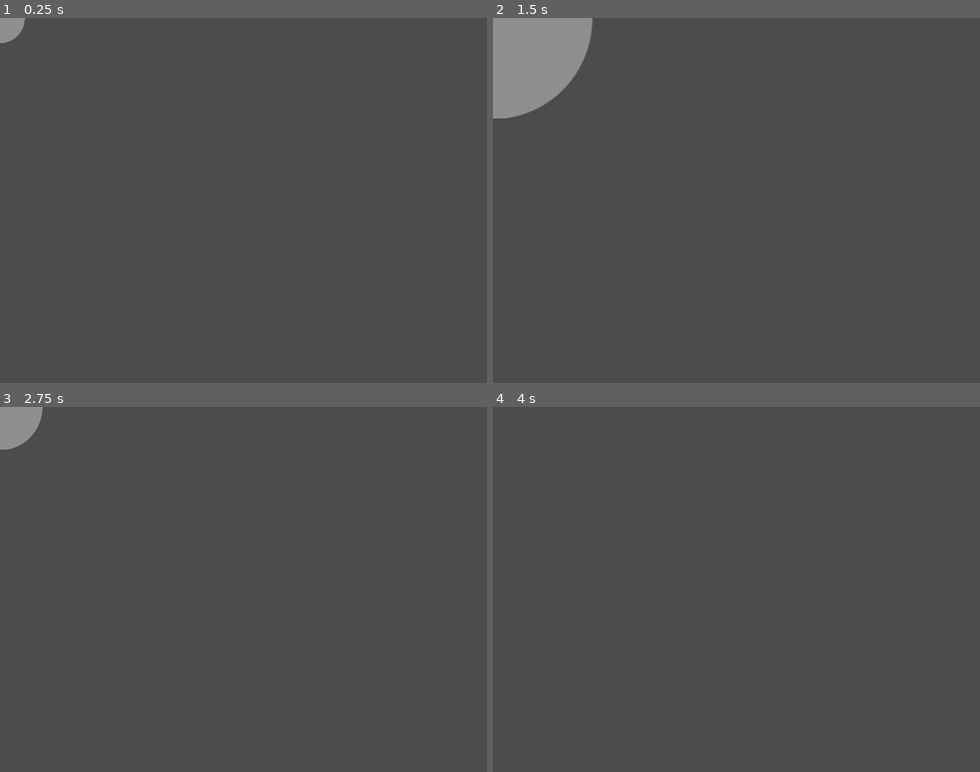
Above: before the commit, frames 1-4 (two rows, left to right).
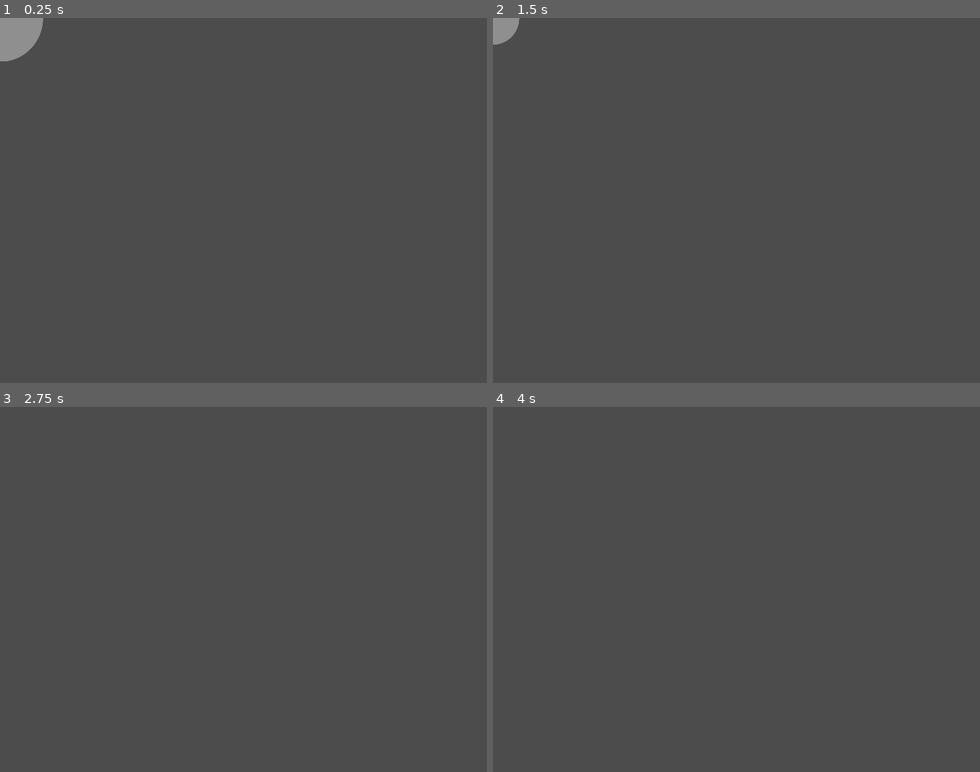
Above: after the commit, the same moments.

Repository: danboid/VGAces
Game: Godot game, scene res://Nukeblast.tscn
Two runs of this game, one before a commit and one after it. Both use one fixed random seed, a clock stepped at 60 frames per second and the inputs below. This scene is started directly instead of the project's main scene.
Inputs (mouse positions are in pixels of both pictures, inside the frame that each line leads up to):
- Up to frame 1 (0.25 s): no input
- Up to frame 2 (1.5 s): move the mouse to (843, 182) at 0.52 s; hold Right (ui_right) 0.53-1.28 s; hold Ctrl (fire_nuke) 0.53-1.28 s; click (843, 182) at 0.67 s; tap Space (ui_select) at 0.77 s; move the mouse to (639, 218) at 1.27 s; hold Left (ui_left) from 1.28 s (still down); tap Ctrl (fire_nuke) at 1.35 s
- Up to frame 3 (2.75 s): tap Space (ui_select) at 1.52 s; move the mouse to (292, 509) at 2.02 s; release Left (ui_left) at 2.03 s; hold Right (ui_right) from 2.03 s (still down); hold Ctrl (fire_nuke) from 2.03 s (still down)
- Up to frame 4 (4 s): move the mouse to (712, 662) at 2.77 s; release Ctrl (fire_nuke) at 2.78 s; tap Ctrl (fire_nuke) at 2.85 s; click (712, 662) at 2.92 s; tap Space (ui_select) at 3.02, 3.77 s; move the mouse to (882, 644) at 3.52 s; release Right (ui_right) at 3.53 s; hold Left (ui_left) from 3.53 s (still down); hold Ctrl (fire_nuke) from 3.53 s (still down)

The runs differ from the first frame. In frame 1, 0.6% of the frame differs, in the area x 0-9%, y 0-12%; in frame 2, 4.1%, in the area x 0-21%, y 0-28%; in frame 3, 0.8%; in frame 4, nothing differs.

Commit message:
Tweak Nukeblast size and duration

Diff:
--- a/Nukeblast.gd
+++ b/Nukeblast.gd
@@ -6,12 +6,12 @@
 var blastsize = 0
 
 func _ready():
-	blastsize = rand_range(1.0, 2.5)
-	blast.interpolate_property(self, "scale", Vector2(0, 0), Vector2(blastsize, blastsize), 2.0, Tween.TRANS_QUAD, Tween.EASE_OUT)
+	blastsize = rand_range(1.0, 2.0)
+	blast.interpolate_property(self, "scale", Vector2(0, 0), Vector2(blastsize, blastsize), 1.0, Tween.TRANS_QUAD, Tween.EASE_OUT)
 	blast.start()
 
 func _on_Blast_tween_completed(object, key):
-	contract.interpolate_property(self, "scale", Vector2(blastsize, blastsize), Vector2(0, 0), 2.0, Tween.TRANS_QUAD, Tween.EASE_OUT)
+	contract.interpolate_property(self, "scale", Vector2(blastsize, blastsize), Vector2(0, 0), 1.0, Tween.TRANS_QUAD, Tween.EASE_OUT)
 	contract.start()
 
 func _on_Contract_tween_completed(object, key):
